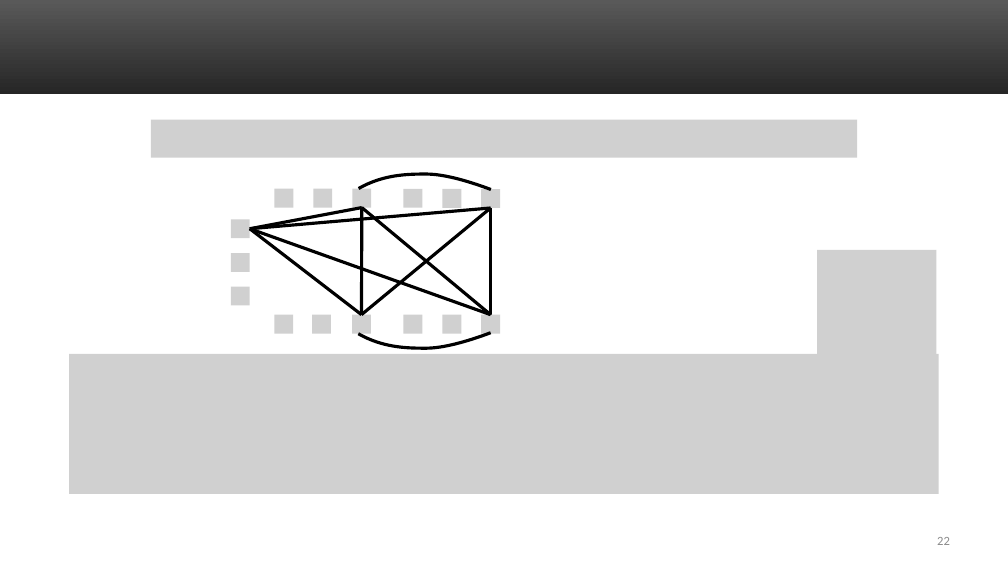
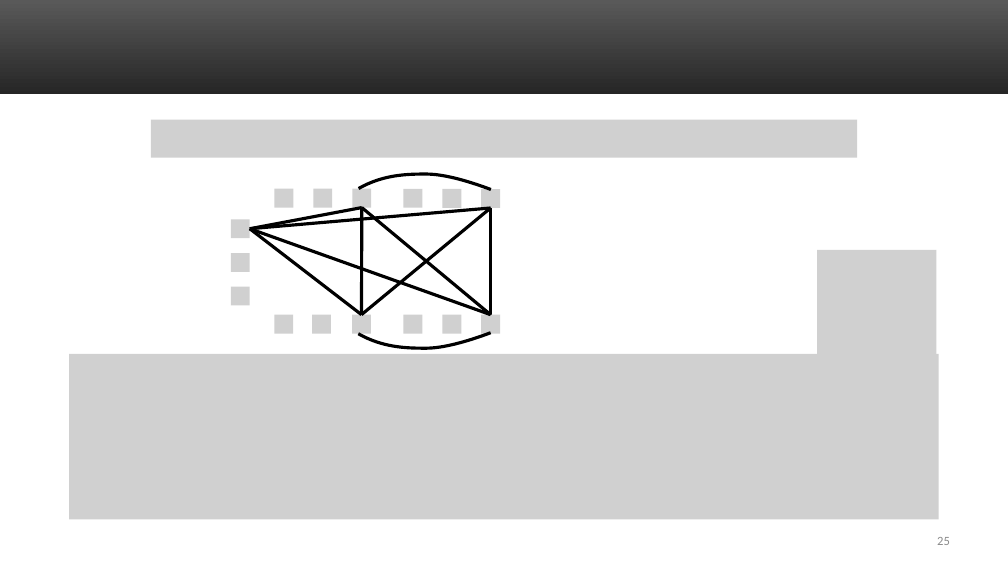
Before and after one commit to uva-cs/cs4102-f21, a slide deck: slide 25 of slides/npc-floryan-s21.pptx (slide 22 before the commit). Drawn at 1008x567 pixels with LibreOffice and Linux fonts; fonts in the diff are those of the drawing; grey boxes stand for pictures. Boxes give left, top, right and bottom in pixels: in the first picture for what was removed or moved away, otherwise in the second. Text is boxed around its words. In the diff, an @@ line names an element or a change of style, - is before the commit and + after.

```diff
--- a/slides/npc-floryan-s21.pptx
+++ b/slides/npc-floryan-s21.pptx
@@ picture: place and size @@
-picture at bbox=[69, 354, 938, 494]
+picture at bbox=[69, 354, 938, 520]
@@ page number at bbox=[937, 537, 950, 545]: text changed @@
-22
+25
```
Also in this commit, not shown: 2 other slides changed, 3 slides added, 4 other files.
